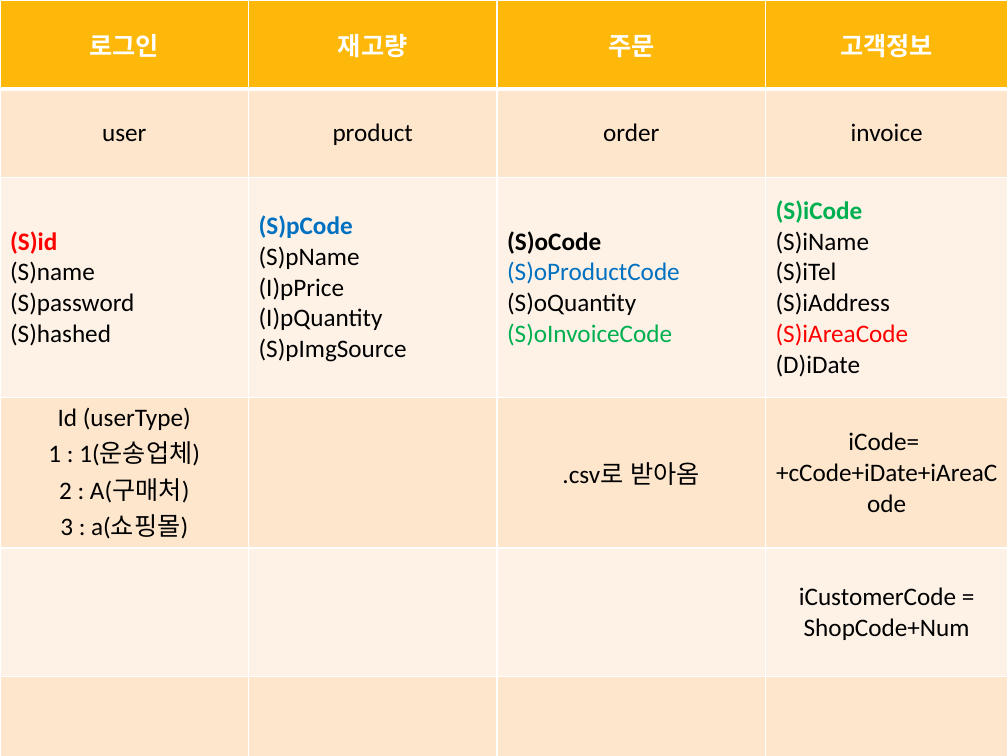
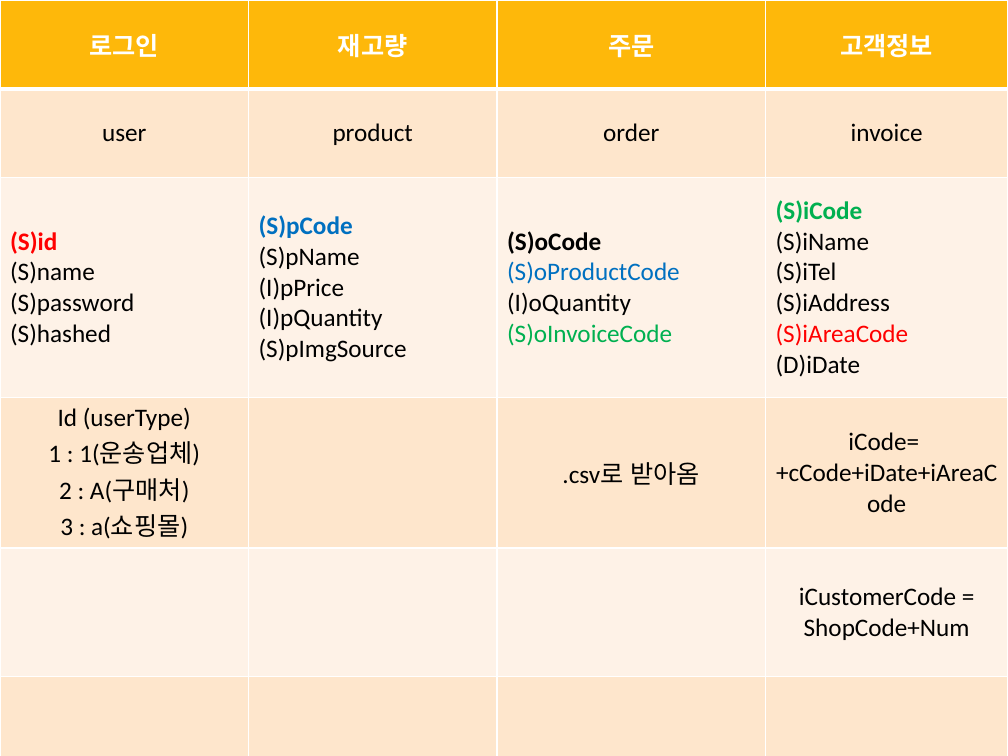
Before and after one commit to lx9203/fulfillmentBlue, a slide deck: slide 4 of BluePPT.pptx. Drawn at 1008x756 pixels with LibreOffice and Linux fonts; fonts in the diff are those of the drawing; background and template pictures are left out. Boxes give left, top, right and bottom in pixels: in the first picture for what was removed or moved away, otherwise in the second. Text is boxed around its words. In the diff, an @@ line names an element or a change of style, - is before the commit and + after.

```diff
--- a/BluePPT.pptx
+++ b/BluePPT.pptx
@@ table at [0,0,1008,756] @@
-row 3, column 3: (S)oCode / (S)oProductCode / (S)oQuantity / (S)oInvoiceCode
+row 3, column 3: (S)oCode / (S)oProductCode / (I)oQuantity / (S)oInvoiceCode
```
Also in this commit, not shown: 1 other slide changed, 18 other files.
